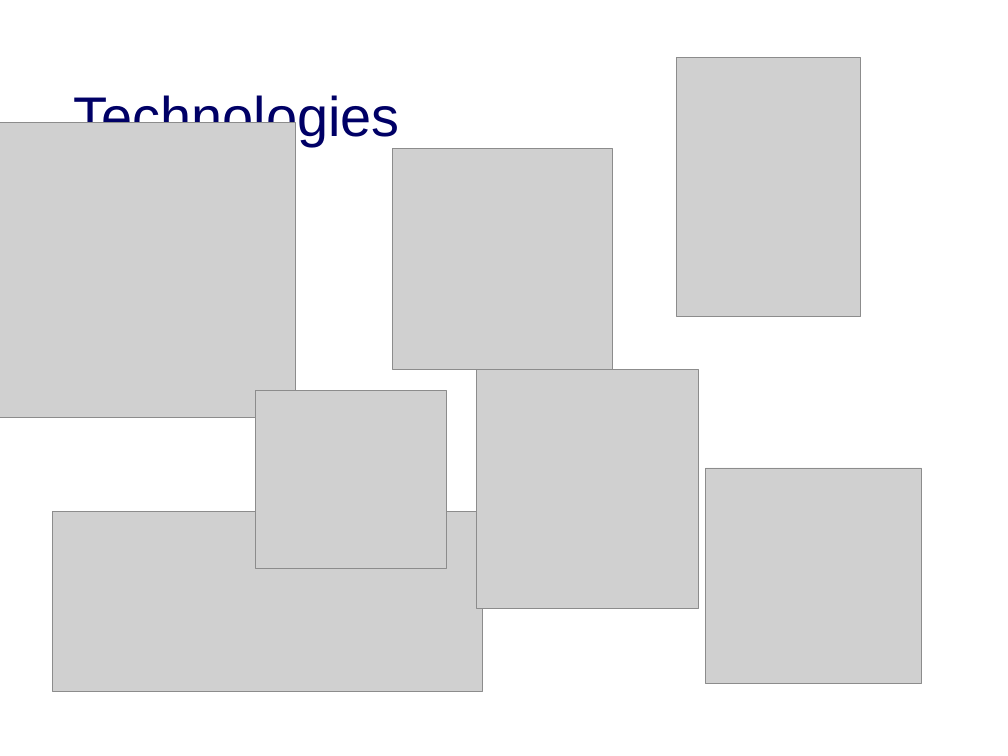
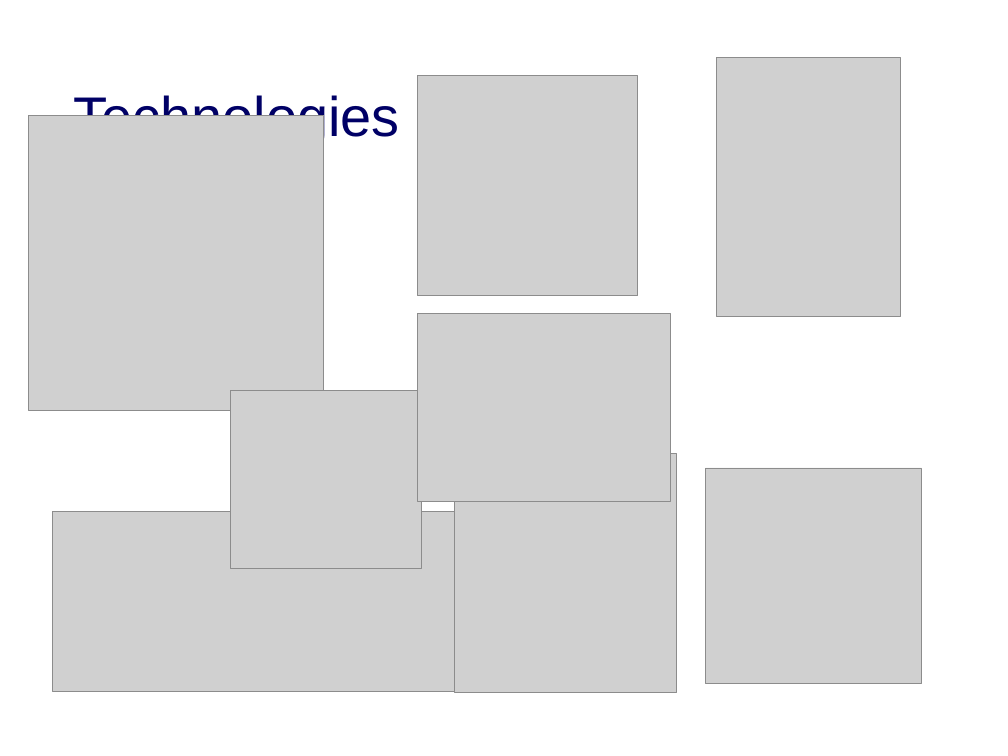
Before and after one commit to Patmosis/EnglishProjectTNCY, a slide deck: slide 5 of presentation.odp. Drawn at 1008x756 pixels with LibreOffice and Linux fonts; fonts in the diff are those of the drawing; grey boxes stand for pictures; background and template pictures are left out. Boxes give left, top, right and bottom in pixels: in the first picture for what was removed or moved away, otherwise in the second. Text is boxed around its words. In the diff, an @@ line names an element or a change of style, - is before the commit and + after.

Commit message:
added gimp to presentation

```diff
--- a/presentation.odp
+++ b/presentation.odp
@@ picture: place and size @@
-picture at box(677, 58, 861, 316)
+picture at box(716, 58, 900, 316)
@@ picture: place and size @@
-picture at box(392, 149, 613, 370)
+picture at box(418, 76, 638, 296)
@@ picture: place and size @@
-picture at box(0, 123, 295, 418)
+picture at box(28, 115, 324, 411)
@@ picture added at box(418, 313, 670, 501) @@
@@ picture: place and size @@
-picture at box(256, 391, 446, 569)
+picture at box(231, 391, 421, 569)
@@ picture: place and size @@
-picture at box(477, 370, 699, 608)
+picture at box(455, 454, 677, 692)
```
Also in this commit, not shown: 1 other file.
